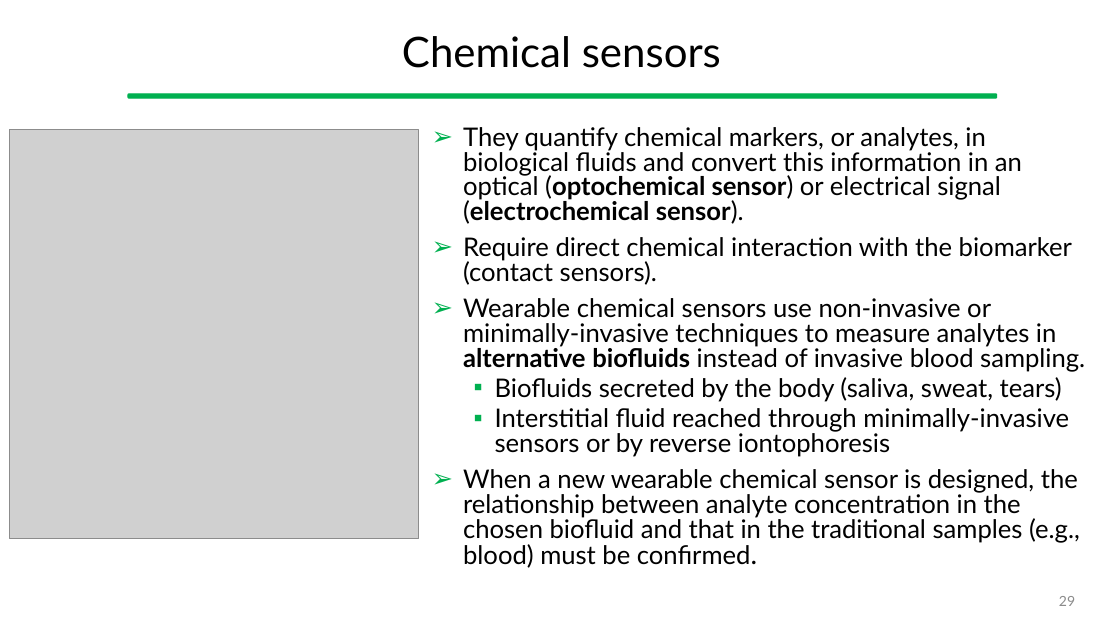
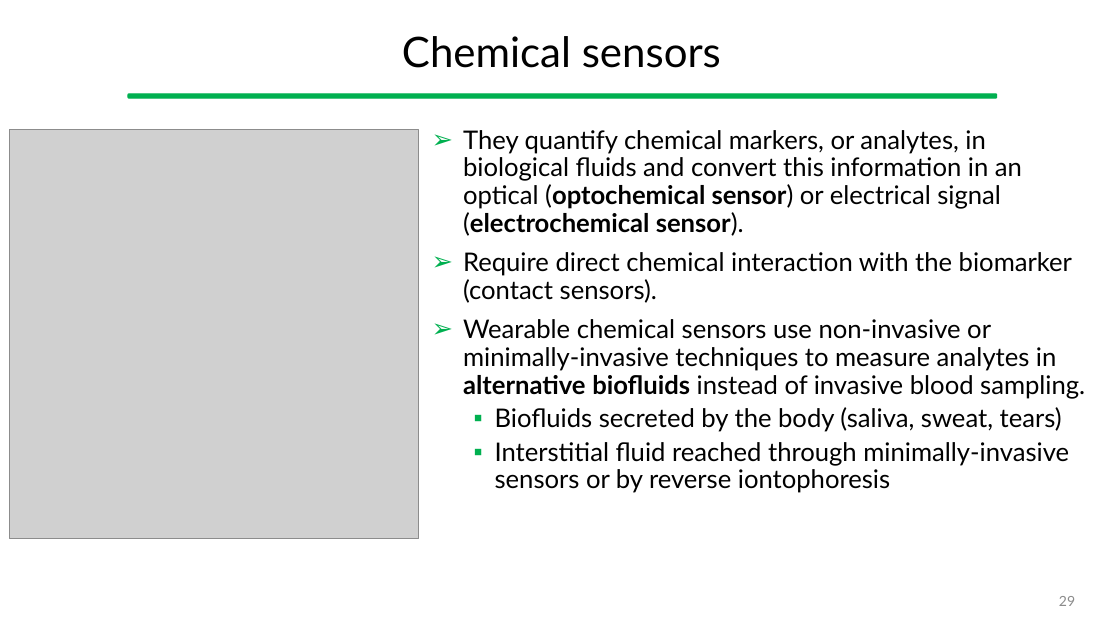
Before and after one commit to gcappon/bwthw, a slide deck: slide 29 of lesson_01-introduction_and_wearables/lesson_01-introduction_and_wearables.pptx. Drawn at 1120x630 pixels with LibreOffice and Linux fonts; fonts in the diff are those of the drawing; grey boxes stand for pictures. Boxes give left, top, right and bottom in pixels: in the first picture for what was removed or moved away, otherwise in the second. Text is boxed around its words. In the diff, an @@ line names an element or a change of style, - is before the commit and + after.

```diff
--- a/lesson_01-introduction_and_wearables/lesson_01-introduction_and_wearables.pptx
+++ b/lesson_01-introduction_and_wearables/lesson_01-introduction_and_wearables.pptx
@@ text "They quantify chemical markers, or ..." at box(463, 130, 1085, 493): line spacing 0.8 to 0.9 @@
@@ text at box(463, 469, 1080, 568): paragraph removed @@
-➢ When a new wearable chemical sensor is designed, the relationship between analyte concentration in the chosen biofluid and that in the traditional samples (e.g., blood) must be confirmed.
```
Also in this commit, not shown: 1 slide removed, 4 other files.
